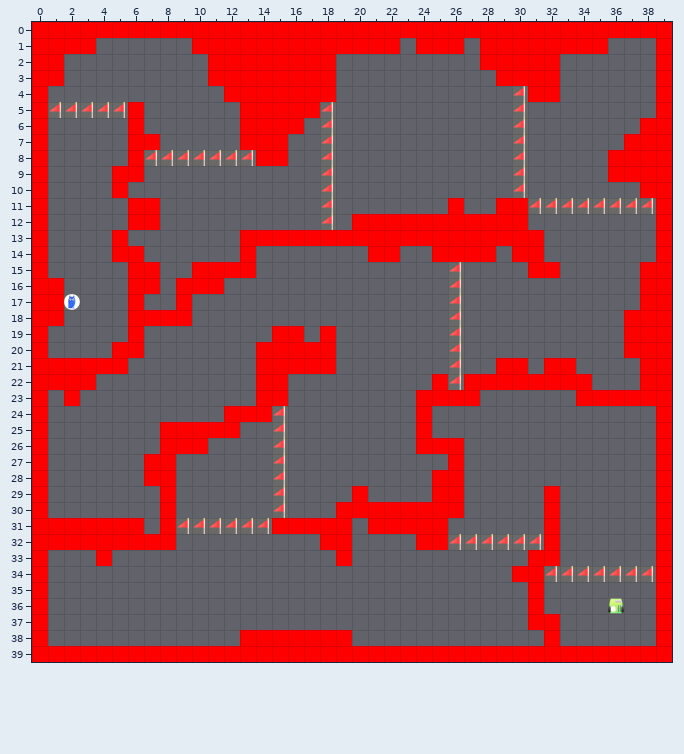
Tiled map (JSON) -- src/map/level_10.tmj. This is how it looked before the edit.
Cells are 64x64 px. Shown: x 0..39, y 0..39.
The result:
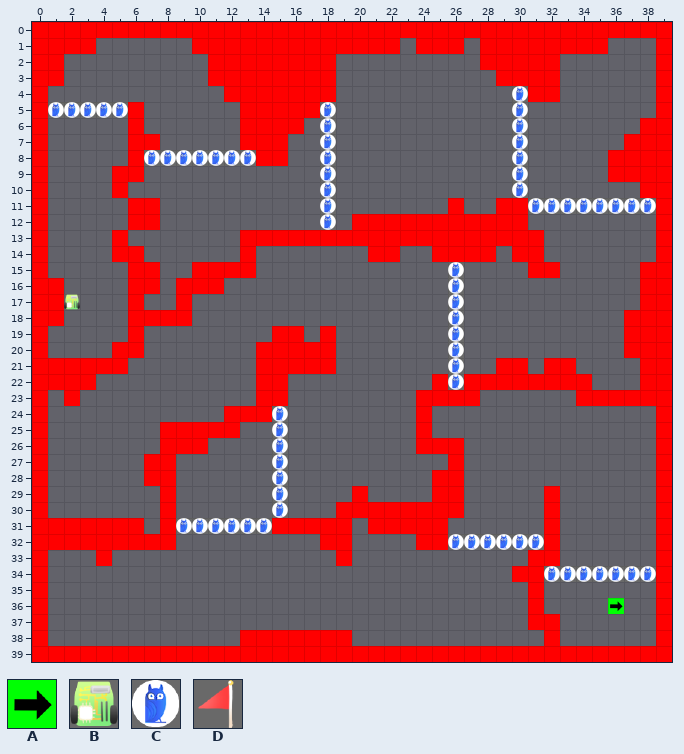
Key: from "tile": A 2, B 5, C 6, D 7.
_ is an empty cell.
Edits made:
{"where": "layer \"Tile Layer 1\""}
{"y":4,"x":30,"old":"D","new":"C"}
{"y":5,"x":1,"old":"DDDDD","new":"CCCCC"}
{"y":5,"x":18,"old":"D","new":"C"}
{"y":5,"x":30,"old":"D","new":"C"}
{"y":6,"x":18,"old":"D","new":"C"}
{"y":6,"x":30,"old":"D","new":"C"}
{"y":7,"x":18,"old":"D","new":"C"}
{"y":7,"x":30,"old":"D","new":"C"}
{"y":8,"x":7,"old":"DDDDDDD","new":"CCCCCCC"}
{"y":8,"x":18,"old":"D","new":"C"}
{"y":8,"x":30,"old":"D","new":"C"}
{"y":9,"x":18,"old":"D","new":"C"}
{"y":9,"x":30,"old":"D","new":"C"}
{"y":10,"x":18,"old":"D","new":"C"}
{"y":10,"x":30,"old":"D","new":"C"}
{"y":11,"x":18,"old":"D","new":"C"}
{"y":11,"x":31,"old":"DDDDDDDD","new":"CCCCCCCC"}
{"y":12,"x":18,"old":"D","new":"C"}
{"y":15,"x":26,"old":"D","new":"C"}
{"y":16,"x":26,"old":"D","new":"C"}
{"y":17,"x":2,"old":"C","new":"B"}
{"y":17,"x":26,"old":"D","new":"C"}
{"y":18,"x":26,"old":"D","new":"C"}
{"y":19,"x":26,"old":"D","new":"C"}
{"y":20,"x":26,"old":"D","new":"C"}
{"y":21,"x":26,"old":"D","new":"C"}
{"y":22,"x":26,"old":"D","new":"C"}
{"y":24,"x":15,"old":"D","new":"C"}
{"y":25,"x":15,"old":"D","new":"C"}
{"y":26,"x":15,"old":"D","new":"C"}
{"y":27,"x":15,"old":"D","new":"C"}
{"y":28,"x":15,"old":"D","new":"C"}
{"y":29,"x":15,"old":"D","new":"C"}
{"y":30,"x":15,"old":"D","new":"C"}
{"y":31,"x":9,"old":"DDDDDD","new":"CCCCCC"}
{"y":32,"x":26,"old":"DDDDDD","new":"CCCCCC"}
{"y":34,"x":32,"old":"DDDDDDD","new":"CCCCCCC"}
{"y":36,"x":36,"old":"B","new":"A"}
